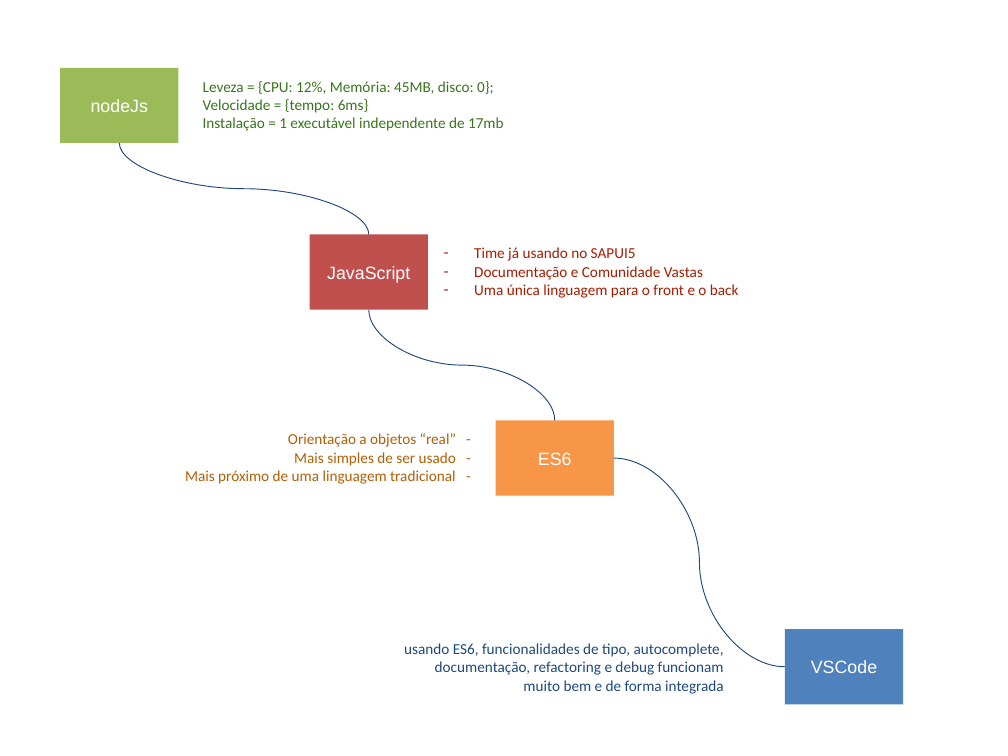
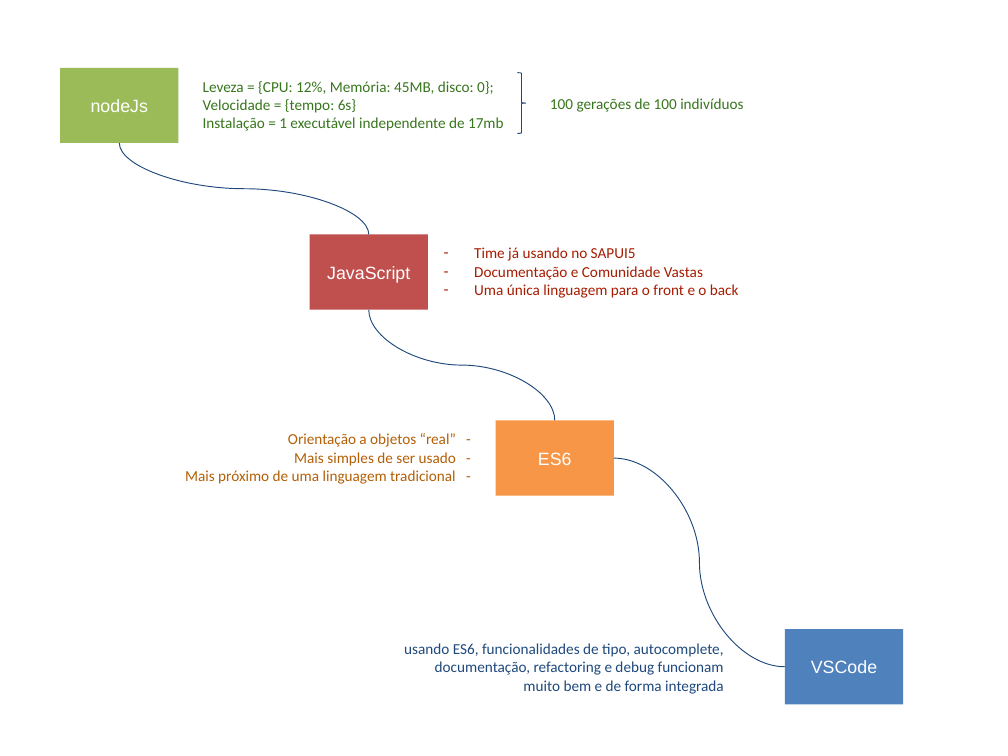
Before and after one commit to chalkmaster/algorithms, a slide deck: slide 10 of genNode/doc/Apresentação.pptx. Drawn at 1008x756 pixels with LibreOffice and Linux fonts; fonts in the diff are those of the drawing. Boxes give left, top, right and bottom in pixels: in the first picture for what was removed or moved away, otherwise in the second. Text is boxed around its words. In the diff, an @@ line names an element or a change of style, - is before the commit and + after.

Commit message:
Ajustes apresentação

```diff
--- a/genNode/doc/Apresentação.pptx
+++ b/genNode/doc/Apresentação.pptx
@@ right brace added at box(518, 72, 526, 133), outline #1F497D 0.75 pt @@
@@ text at box(203, 99, 356, 113): text changed @@
-Velocidade = {tempo: 6ms}
+Velocidade = {tempo: 6s}
@@ text added at box(550, 98, 743, 112), 12 pt, text #38761D @@
+100 gerações de 100 indivíduos
```
Also in this commit, not shown: 2 other files.
